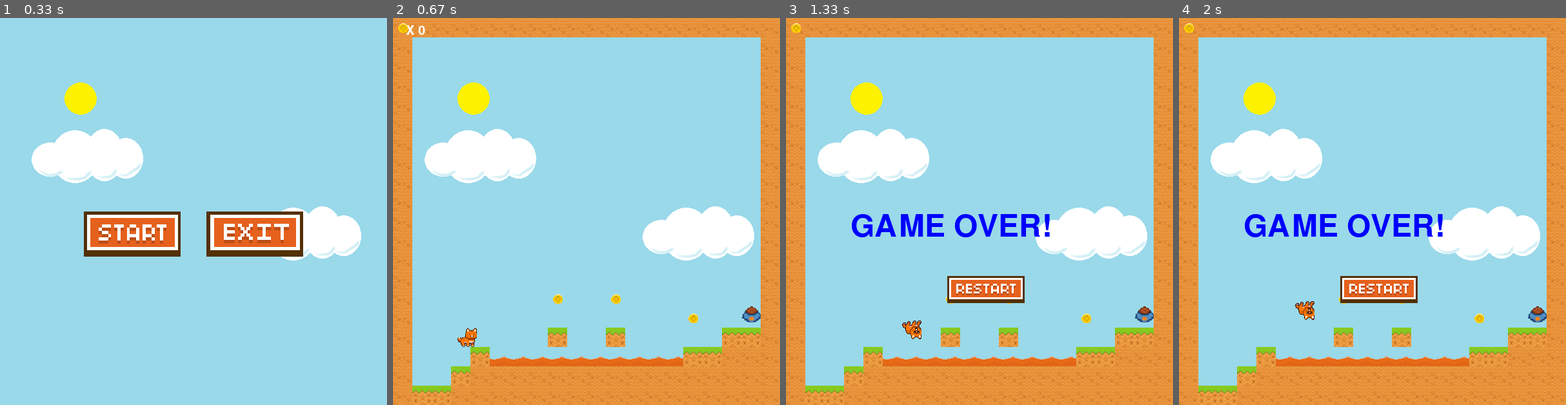
Above: before the commit, frames 1-4 (left to right).
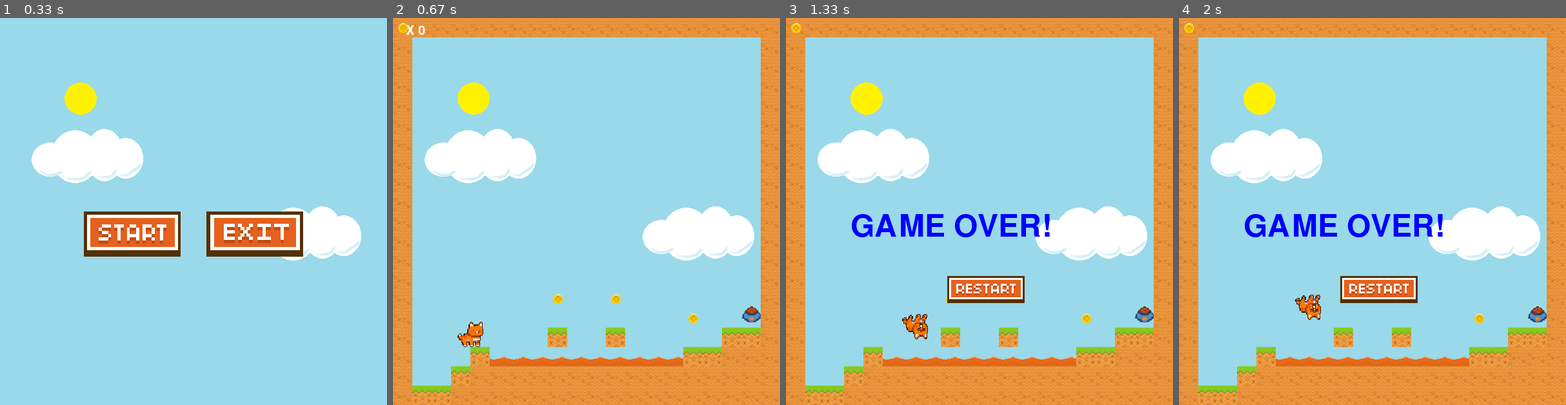
Above: after the commit, the same moments.

Repository: Veyouu/Platformer-Py-1
Game: pygame game, started from PyGame Test.py
Same seed, same stepped clock (60 frames per second), same inputs: the game is played once before the commit and once after it.
Inputs (mouse positions are in pixels of both pictures, inside the frame that each line leads up to):
- Up to frame 1 (0.33 s): no input
- Up to frame 2 (0.67 s): click (571, 226) at 0.38 s
- Up to frame 3 (1.33 s): hold Right 0.67-1.13 s; move the mouse to (979, 234) at 0.7 s; hold Right from 1.17 s (still down); tap Space at 1.23 s
- Up to frame 4 (2 s): tap Space at 1.53 s; release Right at 1.63 s

Frame 1 is identical in both runs. In frame 2, 0.2% of the frame differs, in the area x 16-24%, y 78-85%; in frame 3, 0.3%, in the area x 30-37%, y 76-83%; in frame 4, 0.3%.

Commit message:
Resized player character images to 40x40 pixels for better visibility.

Diff:
--- a/PyGame Test.py
+++ b/PyGame Test.py
@@ -229,12 +229,12 @@
         self.counter = 0
         for num in range(1, 5):
             img_right = pygame.image.load(f'guy{num}.png')
-            img_right = pygame.transform.scale(img_right, (30, 30))
+            img_right = pygame.transform.scale(img_right, (40, 40))
             img_left = pygame.transform.flip(img_right, True, False)
             self.images_right.append(img_right)
             self.images_left.append(img_left)
         self.dead_image = pygame.image.load('death.png')
-        self.dead_image = pygame.transform.scale(self.dead_image, (30, 30))
+        self.dead_image = pygame.transform.scale(self.dead_image, (40, 40))
         self.image = self.images_right[self.index]
         self.rect = self.image.get_rect()
         self.rect.x = x
Binary file changed: platform.png
Binary file changed: platform_x.png
Binary file changed: platform_y.png
